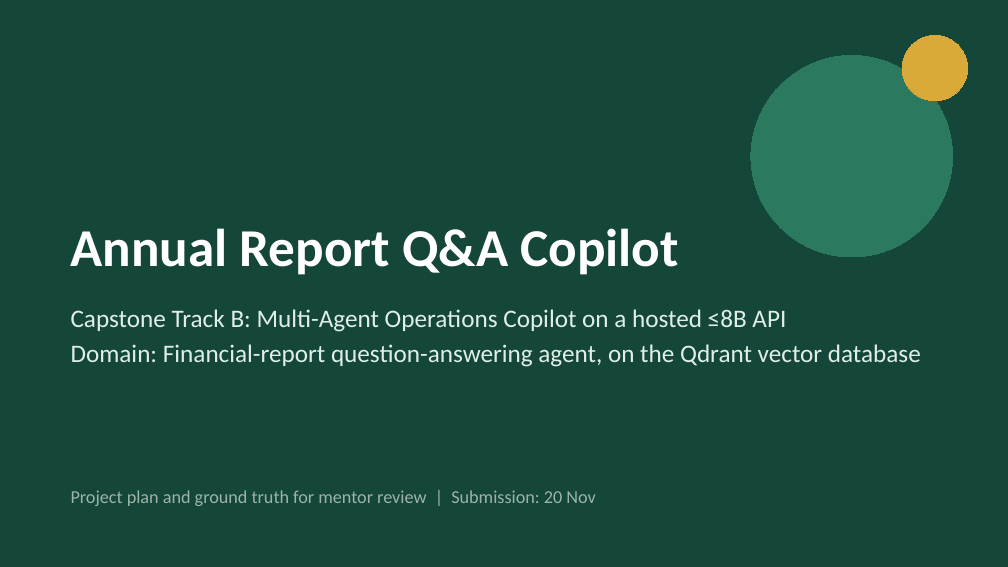
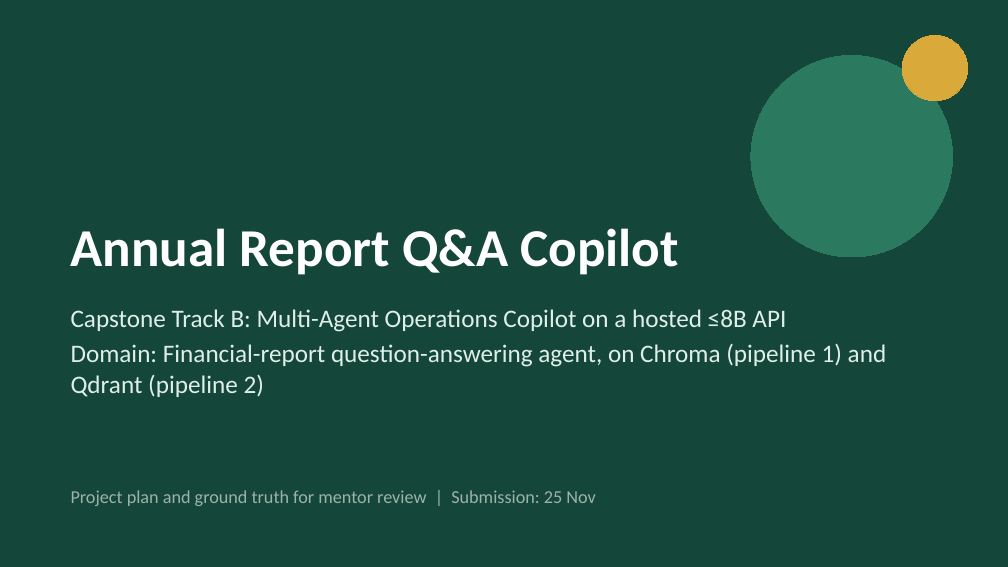
Before and after one commit to rama159065/Capstone, a slide deck: slide 1 of Annual_Report_Copilot_TrackB_Mentor_Deck.pptx. Drawn at 1008x567 pixels with LibreOffice and Linux fonts; fonts in the diff are those of the drawing. Boxes give left, top, right and bottom in pixels: in the first picture for what was removed or moved away, otherwise in the second. Text is boxed around its words. In the diff, an @@ line names an element or a change of style, - is before the commit and + after.

```diff
--- a/Annual_Report_Copilot_TrackB_Mentor_Deck.pptx
+++ b/Annual_Report_Copilot_TrackB_Mentor_Deck.pptx
@@ text at (x1=71, y1=344, x2=887, y2=397): text changed @@
-Domain: Financial-report question-answering agent, on the Qdrant vector database
+Domain: Financial-report question-answering agent, on Chroma (pipeline 1) and Qdrant (pipeline 2)
@@ text at (x1=71, y1=490, x2=595, y2=506): text changed @@
-Project plan and ground truth for mentor review | Submission: 20 Nov
+Project plan and ground truth for mentor review | Submission: 25 Nov
```
Also in this commit, not shown: 7 other slides changed, 2 slides removed, 14 other files.
